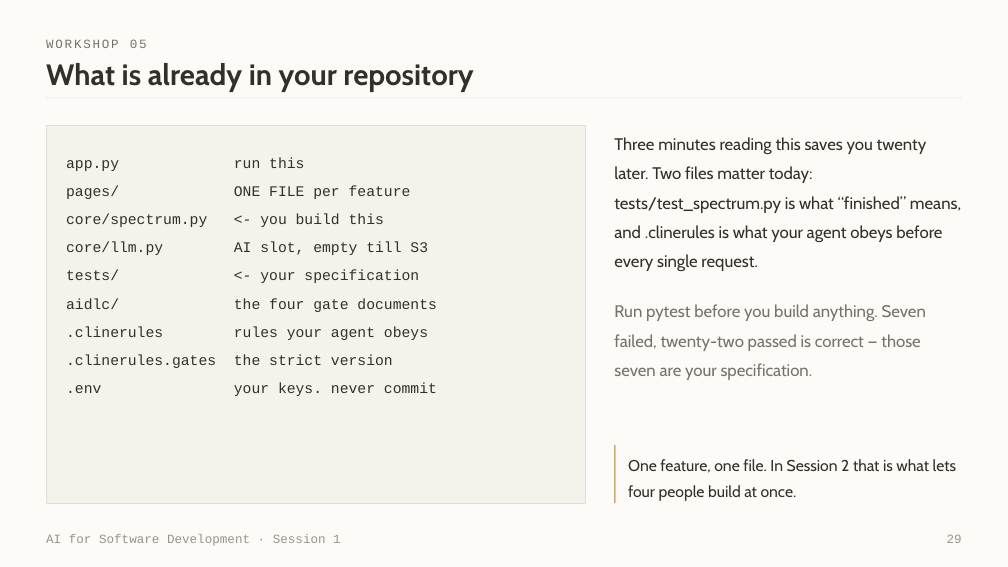
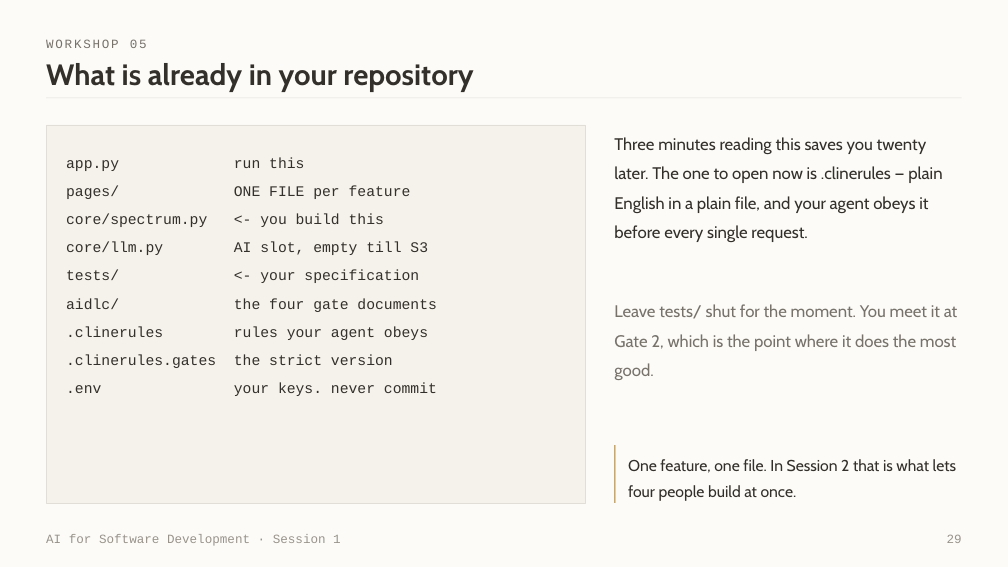
Before and after one commit to witchapong/ai-for-software-dev, a slide deck: slide 29 of slides/Session 1 - Meet Your Agent.pptx. Drawn at 1008x567 pixels with LibreOffice and Linux fonts; fonts in the diff are those of the drawing. Boxes give left, top, right and bottom in pixels: in the first picture for what was removed or moved away, otherwise in the second. Text is boxed around its words. In the diff, an @@ line names an element or a change of style, - is before the commit and + after.

```diff
--- a/slides/Session 1 - Meet Your Agent.pptx
+++ b/slides/Session 1 - Meet Your Agent.pptx
@@ text at (614, 137, 942, 242): text changed @@
-Three minutes reading this saves you twenty later. Two files matter today: tests/test_spectrum.py is what “finished” means, and .clinerules is what your agent obeys before every single request.
+Three minutes reading this saves you twenty later. The one to open now is .clinerules — plain English in a plain file, and your agent obeys it before every single request.
@@ text at (614, 304, 958, 380): text changed @@
-Run pytest before you build anything. Seven failed, twenty-two passed is correct — those seven are your specification.
+Leave tests/ shut for the moment. You meet it at Gate 2, which is the point where it does the most good.
```
Also in this commit, not shown: 4 other files.
